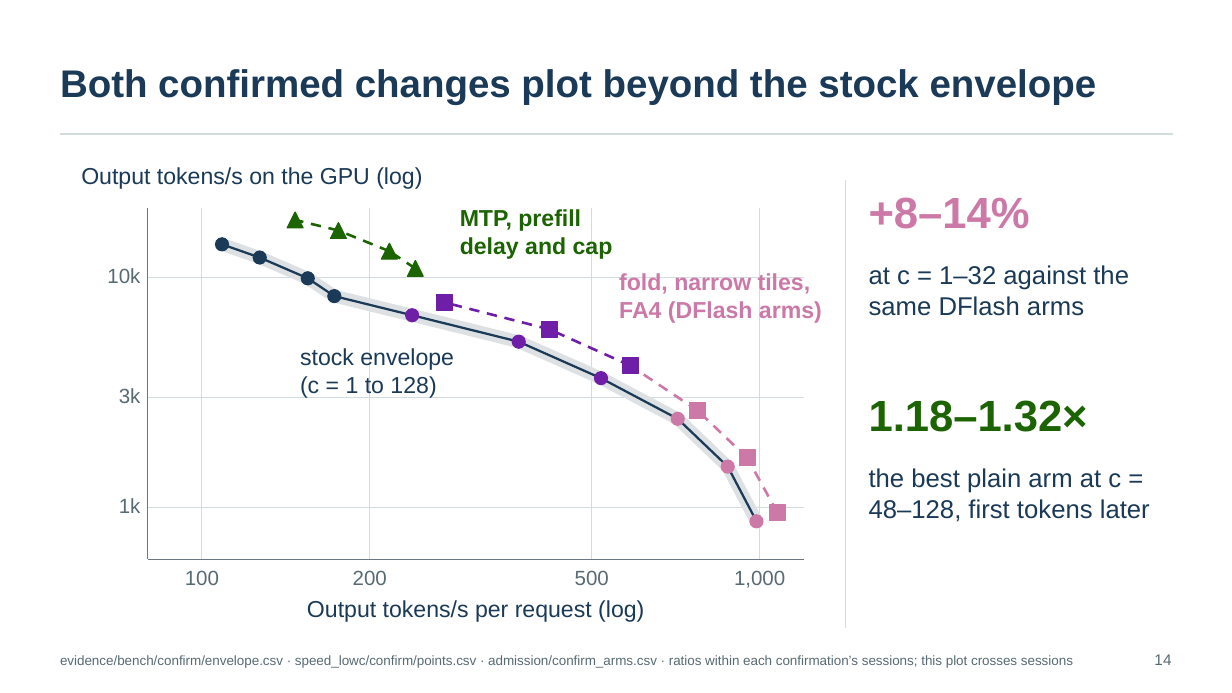
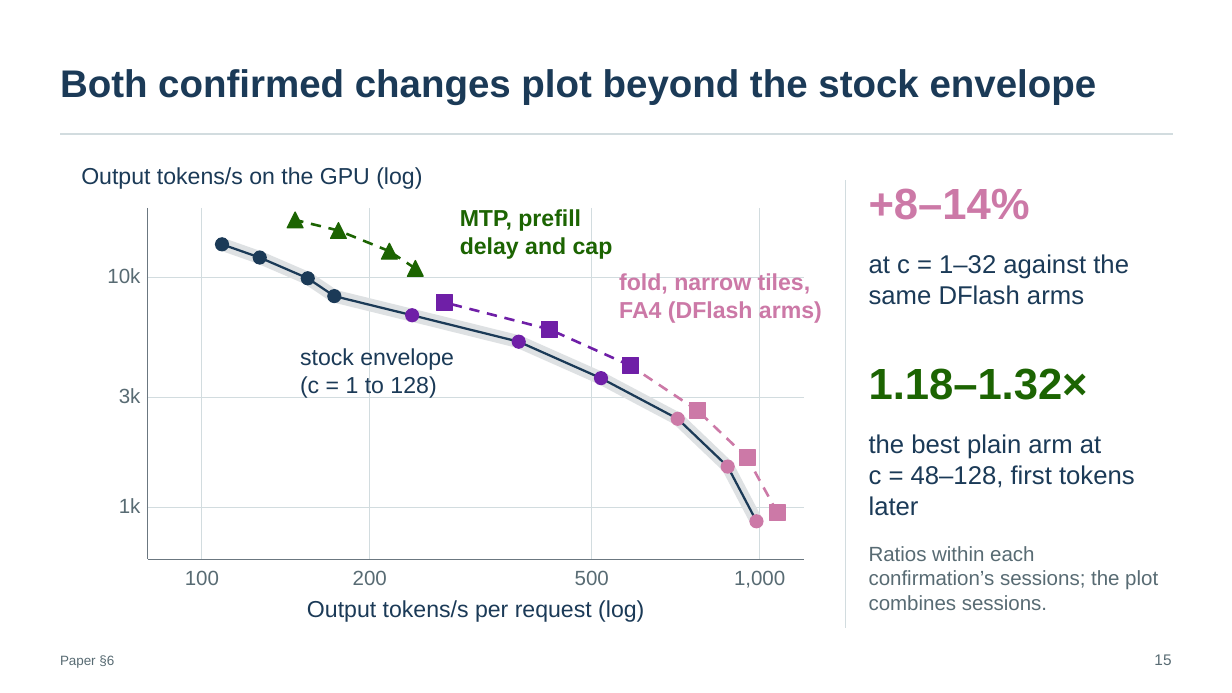
Before and after one commit to SamMausberg/verified-progress, a slide deck: slide 15 of presentation/verifier_paper_talk.pptx (slide 14 before the commit). Drawn at 1232x693 pixels with LibreOffice and Linux fonts; fonts in the diff are those of the drawing. Boxes give left, top, right and bottom in pixels: in the first picture for what was removed or moved away, otherwise in the second. Text is boxed around its words. In the diff, an @@ line names an element or a change of style, - is before the commit and + after.

```diff
--- a/presentation/verifier_paper_talk.pptx
+++ b/presentation/verifier_paper_talk.pptx
@@ text "+8–14%": place and size @@
-text "+8–14%" at [869, 197, 1030, 229]
+text "+8–14%" at [869, 188, 1030, 220]
@@ text "at c = 1–32 against ...": place and size @@
-text "at c = 1–32 against ..." at [869, 265, 1129, 316]
+text "at c = 1–32 against ..." at [869, 254, 1129, 305]
@@ text "1.18–1.32×": place and size @@
-text "1.18–1.32×" at [869, 400, 1088, 432]
+text "1.18–1.32×" at [869, 368, 1088, 400]
@@ text "the best plain arm at ..." rewrapped from [869, 468, 1150, 522] to [869, 434, 1135, 516] @@
@@ text added at [869, 546, 1158, 610], 16 pt, text #586B73 @@
+Ratios within each confirmation’s sessions; the plot combines sessions.
@@ text at [60, 655, 114, 668]: text changed @@
-evidence/bench/confirm/envelope.csv · speed_lowc/confirm/points.csv · admission/confirm_arms.csv · ratios within each confirmation’s sessions; this plot crosses sessions
+Paper §6
@@ text at [1154, 654, 1171, 665]: text changed @@
-14
+15
```
Also in this commit, not shown: 27 other slides changed, 2 slides added, 2 slides removed, 3 other files.
